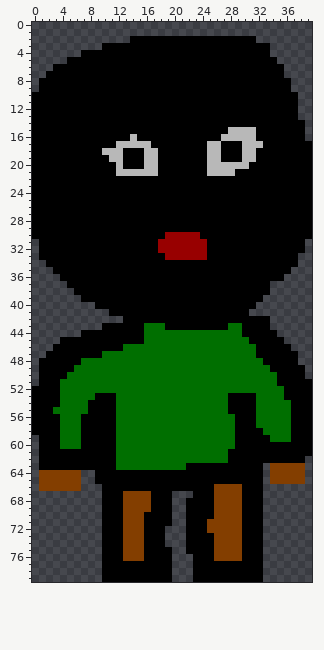
One commit to this sprite sheet: LudumDare2012/res/images/villain_guy.png. The picture above was drawn from the file before the commit.
The file is 40x80 pixels.
The result:
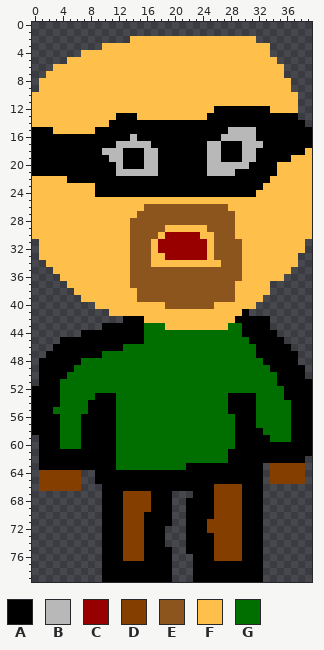
Palette (. is transparent): A #000000  B #b8b8b8  C #980000  D #833e00  E #8c551e  F #ffc04b  G #006f00
Changes in this commit:
y 2: x 14..31 AAAAAAAAAAAAAAAAAA -> FFFFFFFFFFFFFFFFFF
y 3: x 10..33 AAAAAAAAAAAAAAAAAAAAAAAA -> FFFFFFFFFFFFFFFFFFFFFFFF
y 4: x 7..33 AAAAAAAAAAAAAAAAAAAAAAAAAAA -> FFFFFFFFFFFFFFFFFFFFFFFFFFF
y 5: x 5..34 AAAAAAAAAAAAAAAAAAAAAAAAAAAAAA -> FFFFFFFFFFFFFFFFFFFFFFFFFFFFFF
y 6: x 3..35 AAAAAAAAAAAAAAAAAAAAAAAAAAAAAAAAA -> FFFFFFFFFFFFFFFFFFFFFFFFFFFFFFFFF
y 7: x 2..35 AAAAAAAAAAAAAAAAAAAAAAAAAAAAAAAAAA -> FFFFFFFFFFFFFFFFFFFFFFFFFFFFFFFFFF
y 8..9: x 1..36 AAAAAAAAAAAAAAAAAAAAAAAAAAAAAAAAAAAA -> FFFFFFFFFFFFFFFFFFFFFFFFFFFFFFFFFFFF
y 10..11: x 0..37 AAAAAAAAAAAAAAAAAAAAAAAAAAAAAAAAAAAAAA -> FFFFFFFFFFFFFFFFFFFFFFFFFFFFFFFFFFFFFF
y 12: x 0..25 AAAAAAAAAAAAAAAAAAAAAAAAAA -> FFFFFFFFFFFFFFFFFFFFFFFFFF; x 34..37 AAAA -> FFFF
y 13: x 0..11 AAAAAAAAAAAA -> FFFFFFFFFFFF; x 15..24 AAAAAAAAAA -> FFFFFFFFFF
y 14: x 0..10 AAAAAAAAAAA -> FFFFFFFFFFF
y 15: x 3..8 AAAAAA -> FFFFFF; x 39 . -> A
y 16: x 39 . -> A
y 18: x 39 A -> F
y 19: x 37..39 AAA -> FFF
y 20..21: x 35..39 AAAAA -> FFFFF
y 22: x 0..4 AAAAA -> FFFFF; x 34..39 AAAAAA -> FFFFFF
y 23: x 0..8 AAAAAAAAA -> FFFFFFFFF; x 33..39 AAAAAAA -> FFFFFFF
y 24: x 0..8 AAAAAAAAA -> FFFFFFFFF; x 32..39 AAAAAAAA -> FFFFFFFF
y 25: x 0..39 AAAAAAAAAAAAAAAAAAAAAAAAAAAAAAAAAAAAAAAA -> FFFFFFFFFFFFFFFFFFFFFFFFFFFFFFFFFFFFFFFF
y 26: x 0..39 AAAAAAAAAAAAAAAAAAAAAAAAAAAAAAAAAAAAAAAA -> FFFFFFFFFFFFFFFFEEEEEEEEEEEEFFFFFFFFFFFF
y 27: x 0..39 AAAAAAAAAAAAAAAAAAAAAAAAAAAAAAAAAAAAAAAA -> FFFFFFFFFFFFFFFEEEEEEEEEEEEEEFFFFFFFFFFF
y 28: x 0..39 AAAAAAAAAAAAAAAAAAAAAAAAAAAAAAAAAAAAAAAA -> FFFFFFFFFFFFFFEEEEEEEEEEEEEEEFFFFFFFFFFF
y 29: x 0..39 AAAAAAAAAAAAAAAAAAAAAAAAAAAAAAAAAAAAAAAA -> FFFFFFFFFFFFFFEEEEEFFFFFFEEEEFFFFFFFFFFF
y 30: x 0..18 AAAAAAAAAAAAAAAAAAA -> FFFFFFFFFFFFFFEEEEF; x 24..39 AAAAAAAAAAAAAAAA -> FFEEEFFFFFFFFFFF
y 31..32: x 1..17 AAAAAAAAAAAAAAAAA -> FFFFFFFFFFFFFEEEF; x 25..38 AAAAAAAAAAAAAA -> FEEEEFFFFFFFFF
y 33: x 1..18 AAAAAAAAAAAAAAAAAA -> FFFFFFFFFFFFFEEEFF; x 25..37 AAAAAAAAAAAAA -> FEEEEFFFFFFFF
y 34: x 2..37 AAAAAAAAAAAAAAAAAAAAAAAAAAAAAAAAAAAA -> FFFFFFFFFFFFEEEFFFFFFFFFFEEEFFFFFFFF
y 35: x 3..36 AAAAAAAAAAAAAAAAAAAAAAAAAAAAAAAAAA -> FFFFFFFFFFFEEEEEEEEEEEEEEEEFFFFFFF
y 36: x 4..35 AAAAAAAAAAAAAAAAAAAAAAAAAAAAAAAA -> FFFFFFFFFFEEEEEEEEEEEEEEEEFFFFFF
y 37: x 5..33 AAAAAAAAAAAAAAAAAAAAAAAAAAAAA -> FFFFFFFFFEEEEEEEEEEEEEEEFFFFF
y 38: x 6..33 AAAAAAAAAAAAAAAAAAAAAAAAAAAA -> FFFFFFFFFEEEEEEEEEEEEEEFFFFF
y 39: x 7..32 AAAAAAAAAAAAAAAAAAAAAAAAAA -> FFFFFFFFEEEEEEEEEEEEEEFFFF
y 40: x 9..31 AAAAAAAAAAAAAAAAAAAAAAA -> FFFFFFFFFFEEEEEEEFFFFFF
y 41: x 11..29 AAAAAAAAAAAAAAAAAAA -> FFFFFFFFFFFFFFFFFFF
y 42: x 16..28 AAAAAAAAAAAAA -> FFFFFFFFFFFFF
y 43: x 19..27 AAAAAAAAA -> FFFFFFFFF
Changed places in both pictures, as pixel boxes (x1, y1, x2, y2):
changed: (32, 36, 312, 330)
